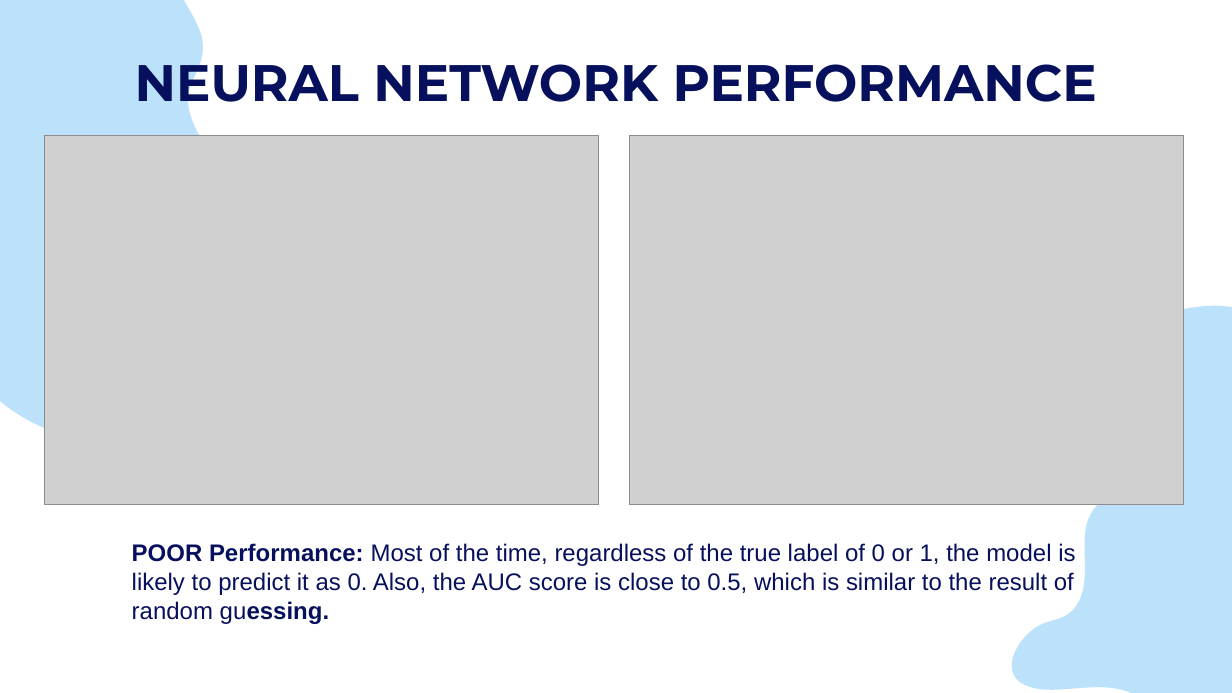
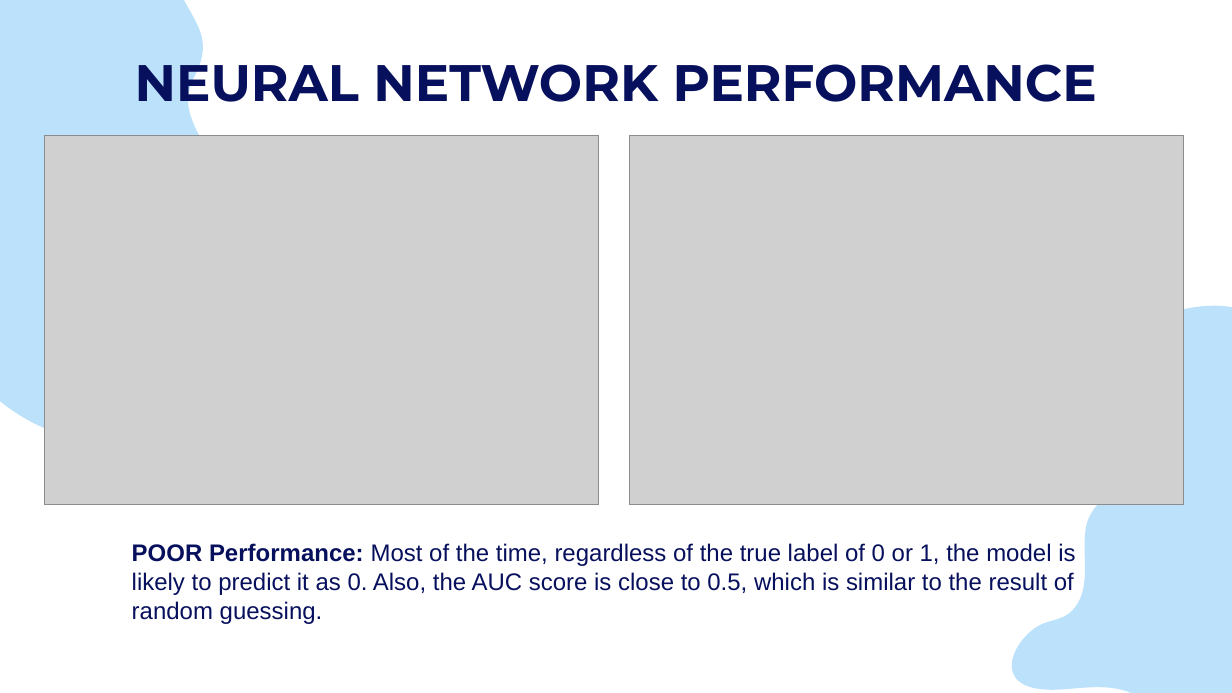
Before and after one commit to muhasenulhaque/Project-2-Machine-Learning-and-Algo-Trading, a slide deck: slide 20 of Presentation/FX_Master_Project_Presentation.pptx. Drawn at 1232x693 pixels with LibreOffice and Linux fonts; fonts in the diff are those of the drawing; grey boxes stand for pictures. Boxes give left, top, right and bottom in pixels: in the first picture for what was removed or moved away, otherwise in the second. Text is boxed around its words. In the diff, an @@ line names an element or a change of style, - is before the commit and + after.

Commit message:
typo in ppt

```diff
--- a/Presentation/FX_Master_Project_Presentation.pptx
+++ b/Presentation/FX_Master_Project_Presentation.pptx
@@ text "POOR Performance: Most of the ..." at [132,543,1075,624]: bold off in "guessing." @@
```
